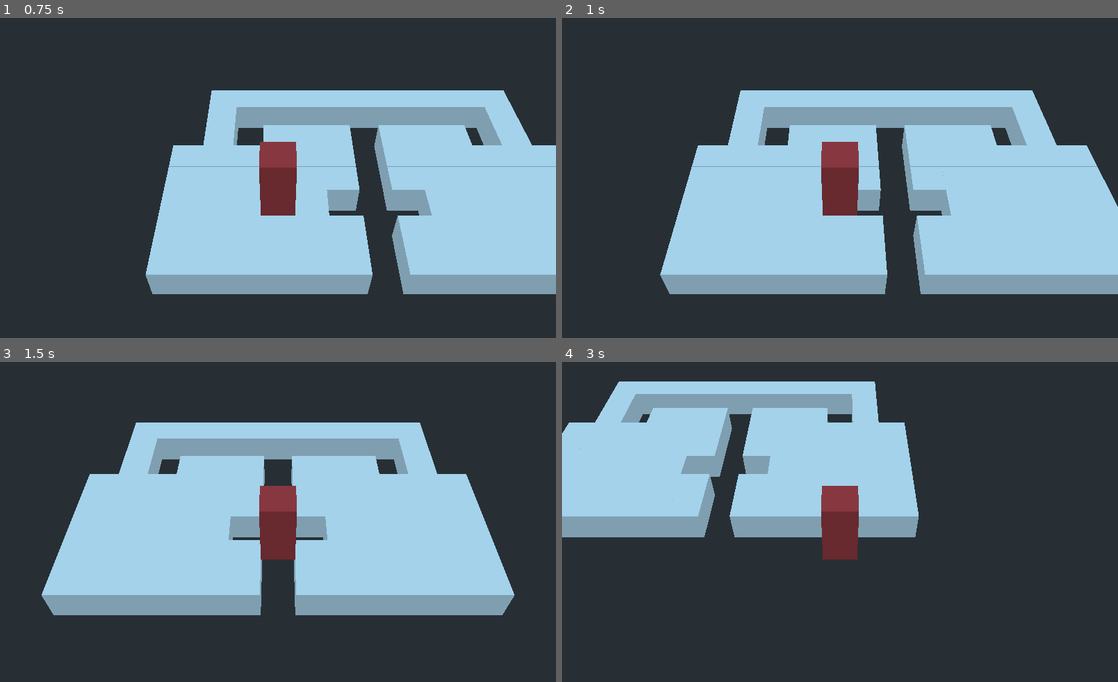
Above: before the commit, frames 1-4 (two rows, left to right).
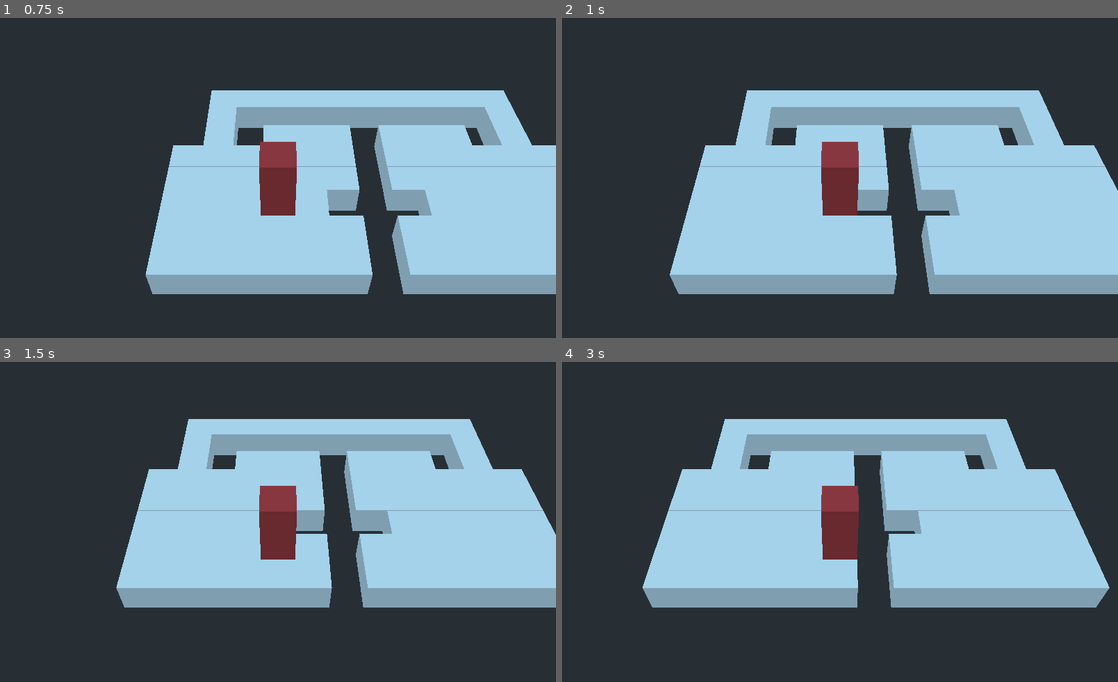
Above: after the commit, the same moments.

Repository: thejanjan/wondertown
Game: Godot game, scene res://Game.tscn
The game is run twice, just before and just after one commit, with the same random seed, the same clock (stepped at 60 frames per second) and the same inputs.
Inputs:
- Up to frame 1 (0.75 s): tap Enter at 0.5 s; hold Right from 0.53 s (still down)
- Up to frame 2 (1 s): keep holding Right
- Up to frame 3 (1.5 s): release Right at 1.28 s; hold Down from 1.28 s (still down)
- Up to frame 4 (3 s): release Down at 2.03 s; hold Right 2.03-2.78 s; hold Up from 2.78 s (still down)

Frame 1 is identical in both runs. In frame 2, 4.0% of the frame differs, in the area x 17-100%, y 22-87%; in frame 3, 23%; in frame 4, 46%, in the area x 0-99%, y 6-77%.

Commit message:
Player: Check for walkability from level dictionary

Diff:
--- a/nodes/bases/GameNode.gd
+++ b/nodes/bases/GameNode.gd
@@ -150,3 +150,19 @@
 	# Run our process func.
 	if (physics_process_func != null):
 		physics_process_func.call_func(delta)
+
+"""
+Collision helper methods
+"""
+
+func check_walkability(xpos, ypos, relative=true):
+	"""
+	Checks if it is safe to walk at a given xpos, ypos.
+	Todo: Replace this with a tilenode access for tile logic.
+	"""
+	if not relative:
+		var objects_at_pos = _level_dictionary.get_objects_at_pos(xpos, ypos)
+		return len(objects_at_pos) > 0
+	else:
+		var objects_at_pos = _level_dictionary.get_objects_at_pos(self.xpos + xpos, self.ypos + ypos)
+		return len(objects_at_pos) > 0
--- a/nodes/game_nodes/Player.gd
+++ b/nodes/game_nodes/Player.gd
@@ -55,6 +55,7 @@
 		if Input.is_key_pressed(key):
 			var xpos = vec[0]
 			var ypos = vec[1]
-			self.move_pos(xpos, ypos)
-			self.movement_debounce = self.movement_delay - 1;
-			return;
+			if self.check_walkability(xpos, ypos):
+				self.move_pos(xpos, ypos)
+				self.movement_debounce = self.movement_delay - 1;
+				return;
